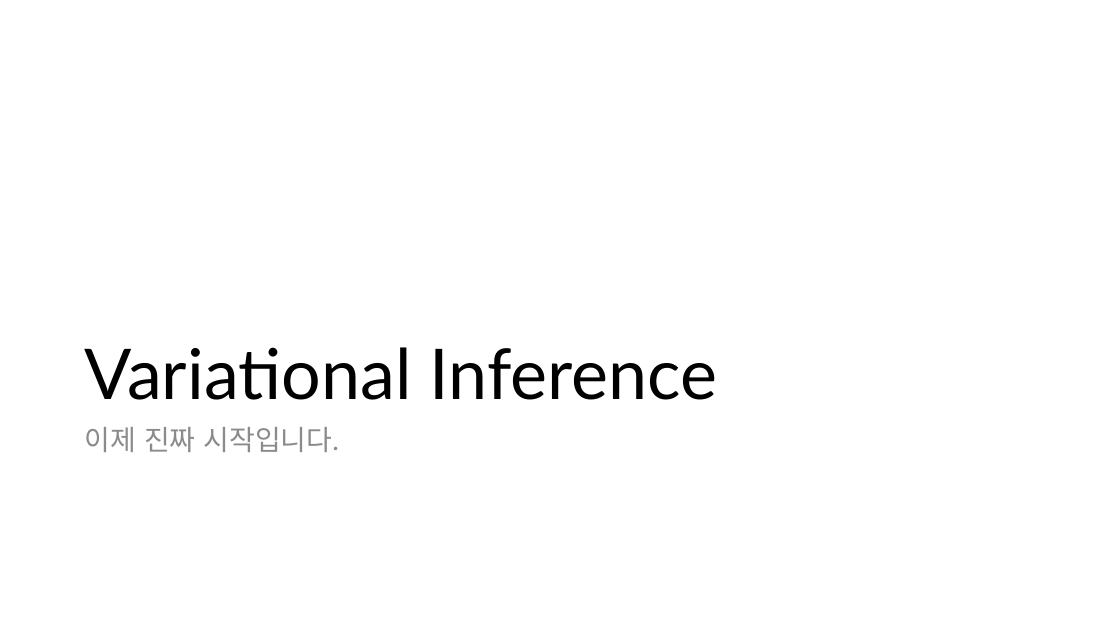
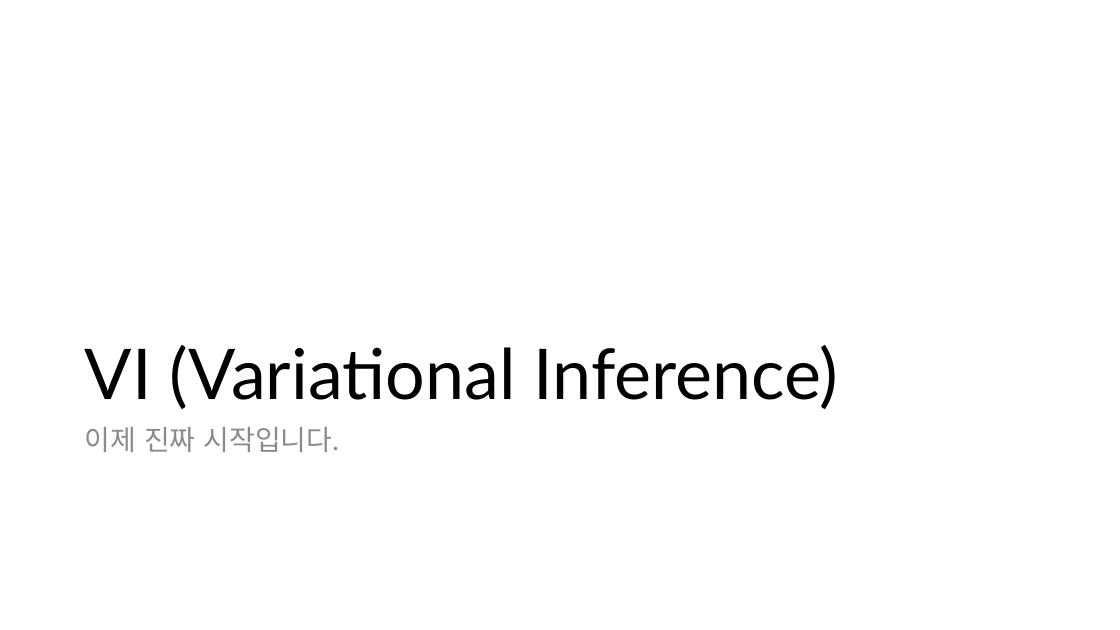
Before and after one commit to norman3/vi, a slide deck: slide 50 of vi.pptx (slide 49 before the commit). Drawn at 1120x630 pixels with LibreOffice and Linux fonts; fonts in the diff are those of the drawing. Boxes give left, top, right and bottom in pixels: in the first picture for what was removed or moved away, otherwise in the second. Text is boxed around its words. In the diff, an @@ line names an element or a change of style, - is before the commit and + after.

```diff
--- a/vi.pptx
+++ b/vi.pptx
@@ title at [85, 345, 839, 409]: text changed @@
-Variational Inference
+VI (Variational Inference)
```
Also in this commit, not shown: 14 other slides changed, 1 slide added, 1 other file.
